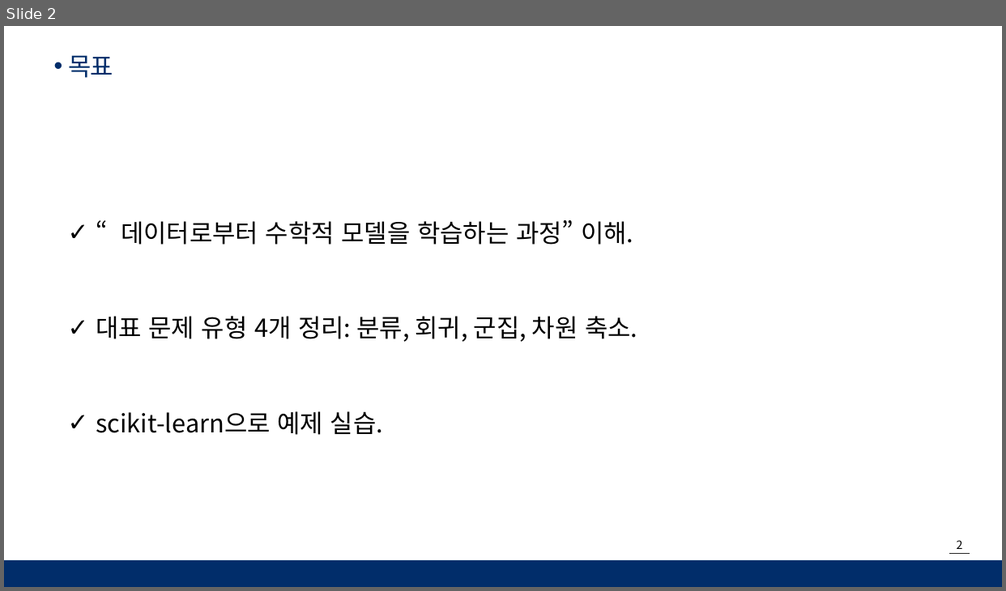
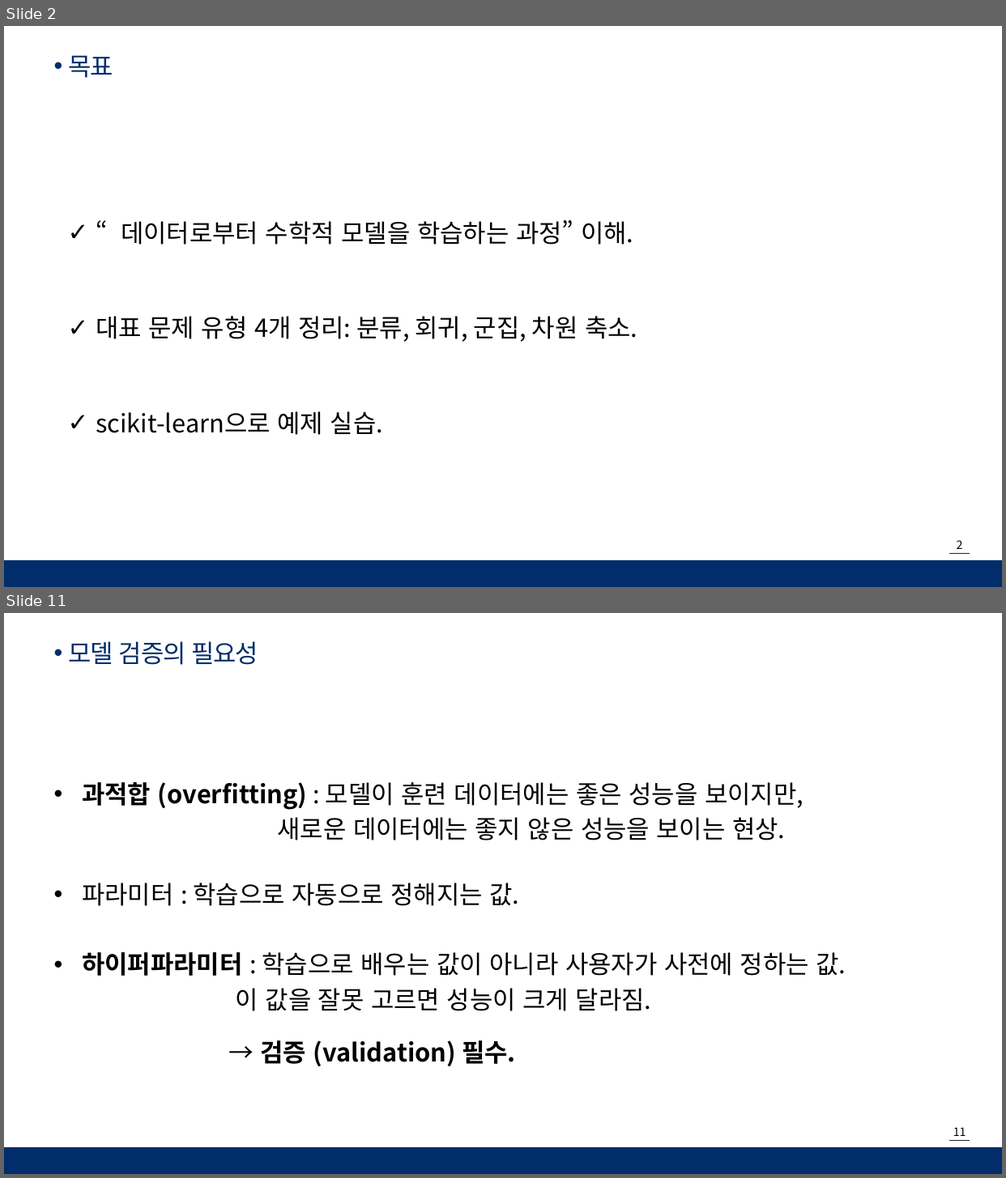
Before and after one commit to moonjanghyun/numpy, a slide deck: 머신러닝 _ MJH.pptx. Shown one above the other, each under a label of ours: slide 2 before the commit, slides 2 and 11 after it; the slides between them are not shown. The pictures are 1006x591 and 1006x1178 pixels, drawn with LibreOffice and Linux fonts; fonts in the diff are those of the drawing; background and template pictures are left out. Boxes give left, top, right and bottom in pixels: in the first picture for what was removed or moved away, otherwise in the second. Text is boxed around its words. In the diff, an @@ line names an element or a change of style, - is before the commit and + after.

```diff
--- a/머신러닝 _ MJH.pptx
+++ b/머신러닝 _ MJH.pptx
@@ slide 11 added at [4,613,1002,1174], background #FFFFFF; not listed: 3 template elements that a slide beside it also shows @@
@@ text added at [69,641,258,665], 24 pt, text #012D6A @@
+• 모델 검증의 필요성
@@ text added at [82,782,846,1067], 24 pt, text #000000 @@
+• 과적합 (overfitting) : 모델이 훈련 데이터에는 좋은 성능을 보이지만,
+새로운 데이터에는 좋지 않은 성능을 보이는 현상.
+• 파라미터 : 학습으로 자동으로 정해지는 값.
+• 하이퍼파라미터 : 학습으로 배우는 값이 아니라 사용자가 사전에 정하는 값.
+이 값을 잘못 고르면 성능이 크게 달라짐.
+→ 검증 (validation) 필수.
```
Also in this commit, not shown: 7 slides changed, 13 other slides added.
